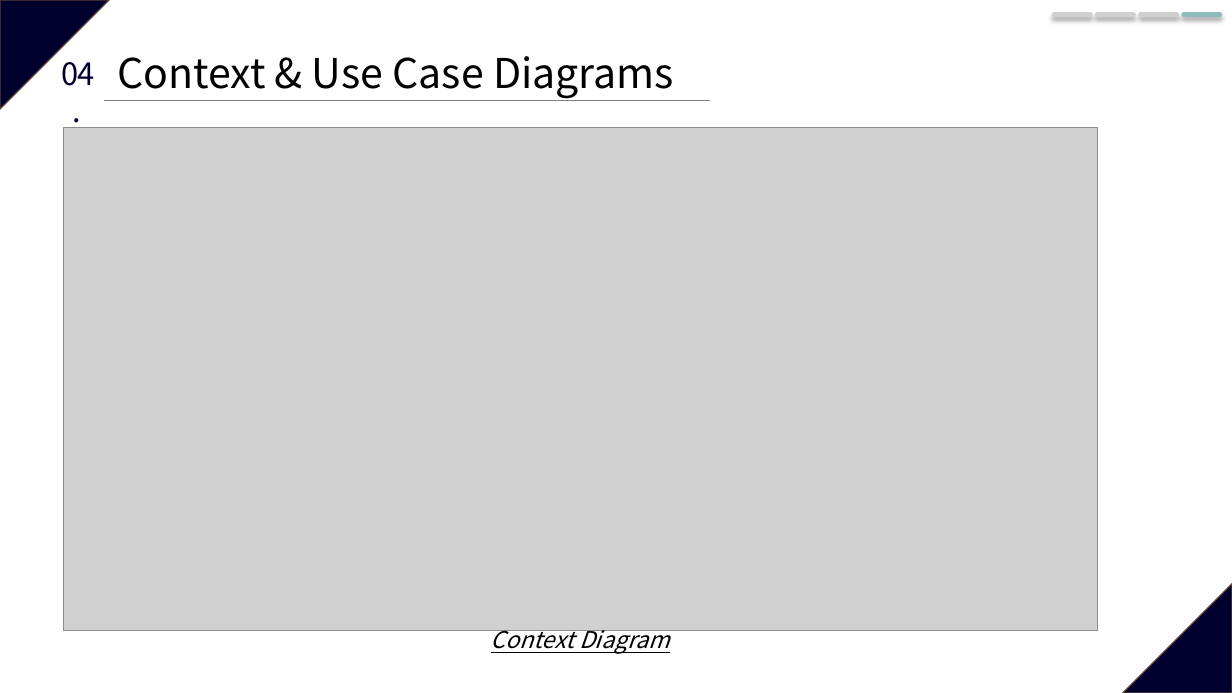
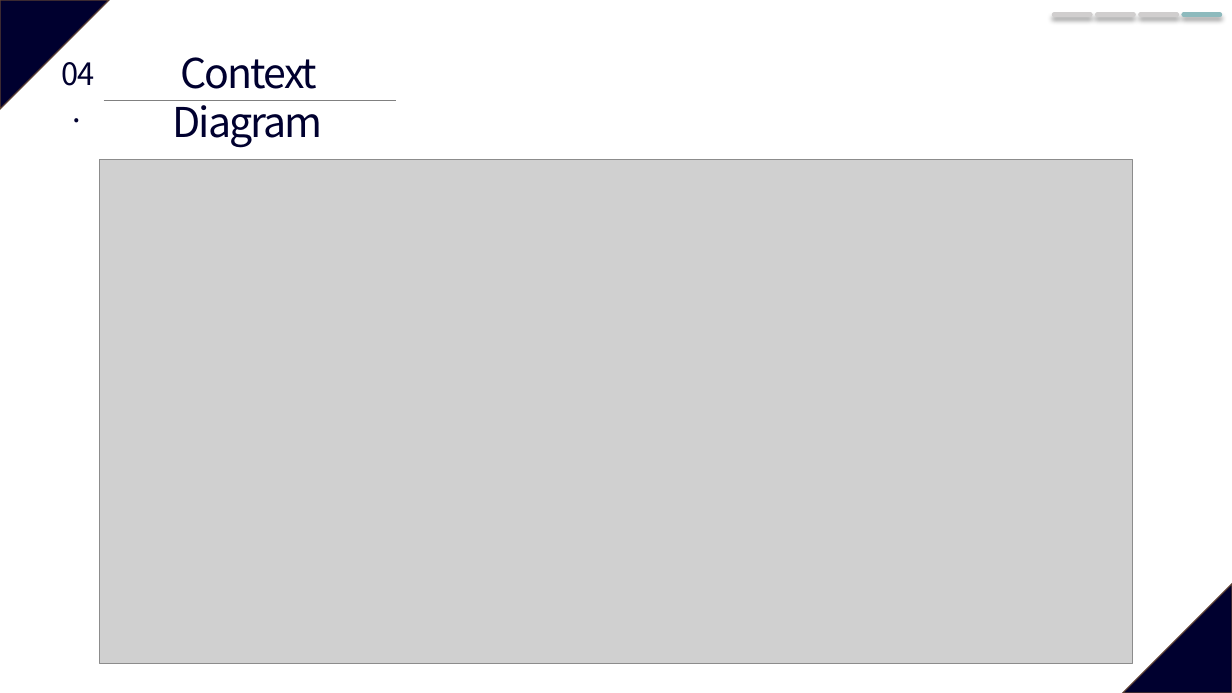
Before and after one commit to JeongJuhyeon/KNUBus, a slide deck: slide 12 of designdocs/Project Plan Presentation.pptx. Drawn at 1232x693 pixels with LibreOffice and Linux fonts; fonts in the diff are those of the drawing; grey boxes stand for pictures. Boxes give left, top, right and bottom in pixels: in the first picture for what was removed or moved away, otherwise in the second. Text is boxed around its words. In the diff, an @@ line names an element or a change of style, - is before the commit and + after.

```diff
--- a/designdocs/Project Plan Presentation.pptx
+++ b/designdocs/Project Plan Presentation.pptx
@@ text "Context Diagram": place and size @@
-text "Context Diagram" at [491,624,670,654]
+text "Context Diagram" at [172,57,322,148]
@@ text "Context Diagram" at [172,57,322,148]: size 18 to 32 pt, text colour #000000 to #00002F, letter spacing 0 to -1.5 pt, italic off, underline off; alignment left to centre @@
@@ text removed at [117,56,674,99] @@
-Context & Use Case Diagrams
@@ line moved from (104, 100) - (711, 100) to (104, 100) - (396, 100) @@
@@ picture: place and size @@
-picture at [64,128,1098,631]
+picture at [99,160,1133,664]
```
Also in this commit, not shown: 13 other slides changed, 1 slide added, 2 slides removed.
